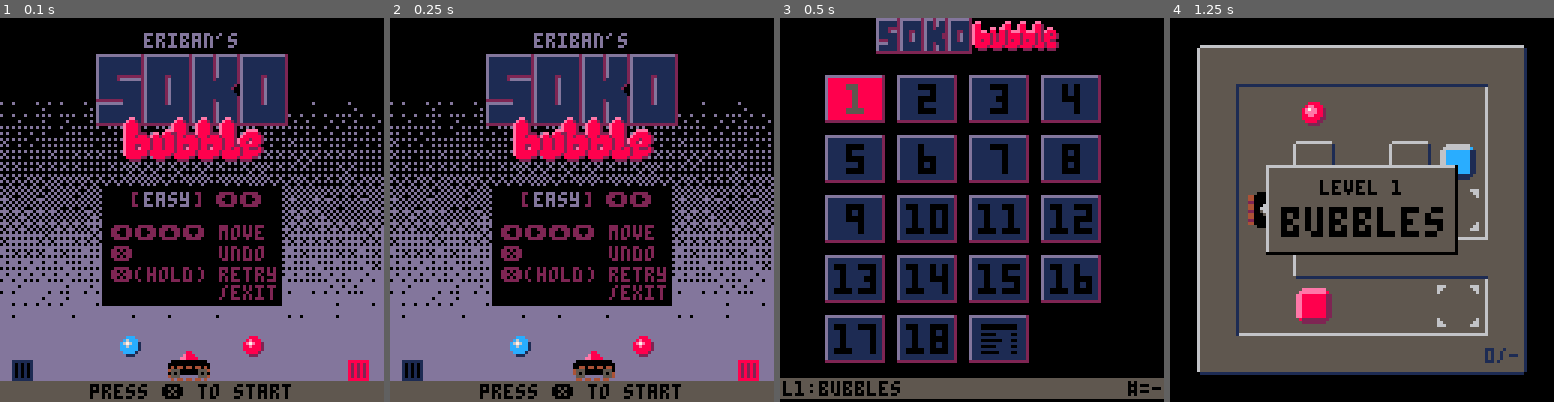
Above: before the commit, frames 1-4 (left to right).
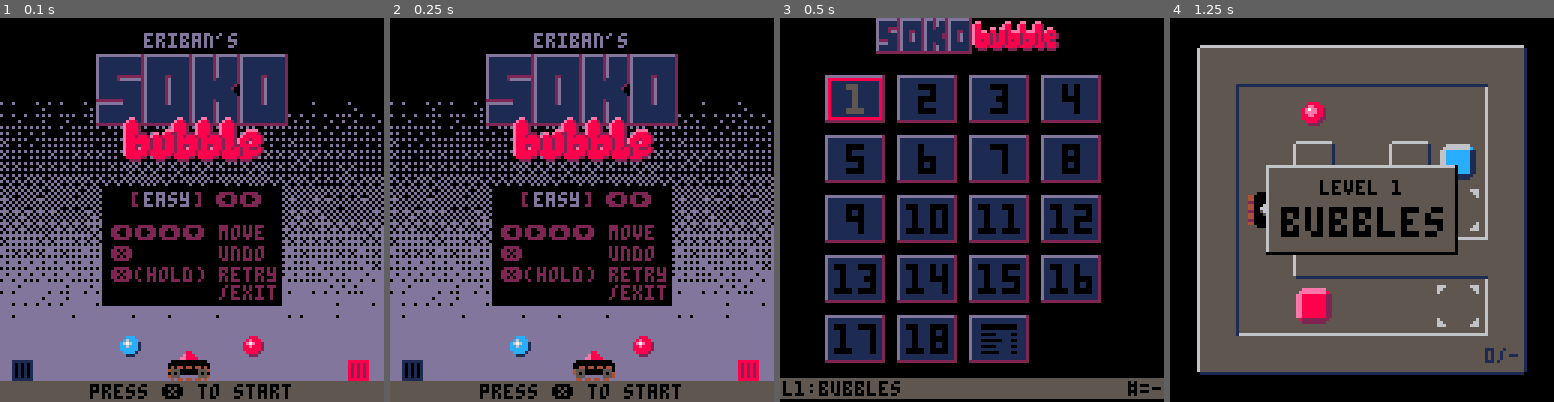
Above: after the commit, the same moments.

Repository: erwinbonsma/SokoBubbleP8
Game: PICO-8 cartridge sokobubble.p8
Same seed, same stepped clock (60 frames per second), same inputs: the game is played once before the commit and once after it.
Inputs:
- Up to frame 1 (0.1 s): no input
- Up to frame 2 (0.25 s): no input
- Up to frame 3 (0.5 s): tap X (X key) at 0.33 s
- Up to frame 4 (1.25 s): tap O (Z key) at 0.7 s; tap X (X key) at 1.07 s

Frames 1-2 are identical in both runs. In frame 3, 1.0% of the frame differs, in the area x 13-26%, y 16-26%; in frame 4, nothing differs.

Commit message:
Tweak levelmenu

Diff:
--- a/sokobubble.p8
+++ b/sokobubble.p8
@@ -611,10 +611,7 @@
    col==self.cx and row==self.cy
   )
 
-  rect3d(
-   x,y,x+17,y+13,
-   focus and 8 or 1,13,2
-  )
+  rect3d(x,y,x+17,y+13,1,13,2)
 
   local s=""..i
   local c=0
@@ -632,6 +629,7 @@
   end
   if focus then
    draw_level_info(i,120)
+   rect(x,y,x+17,y+13,8)
   end
  end
 end
